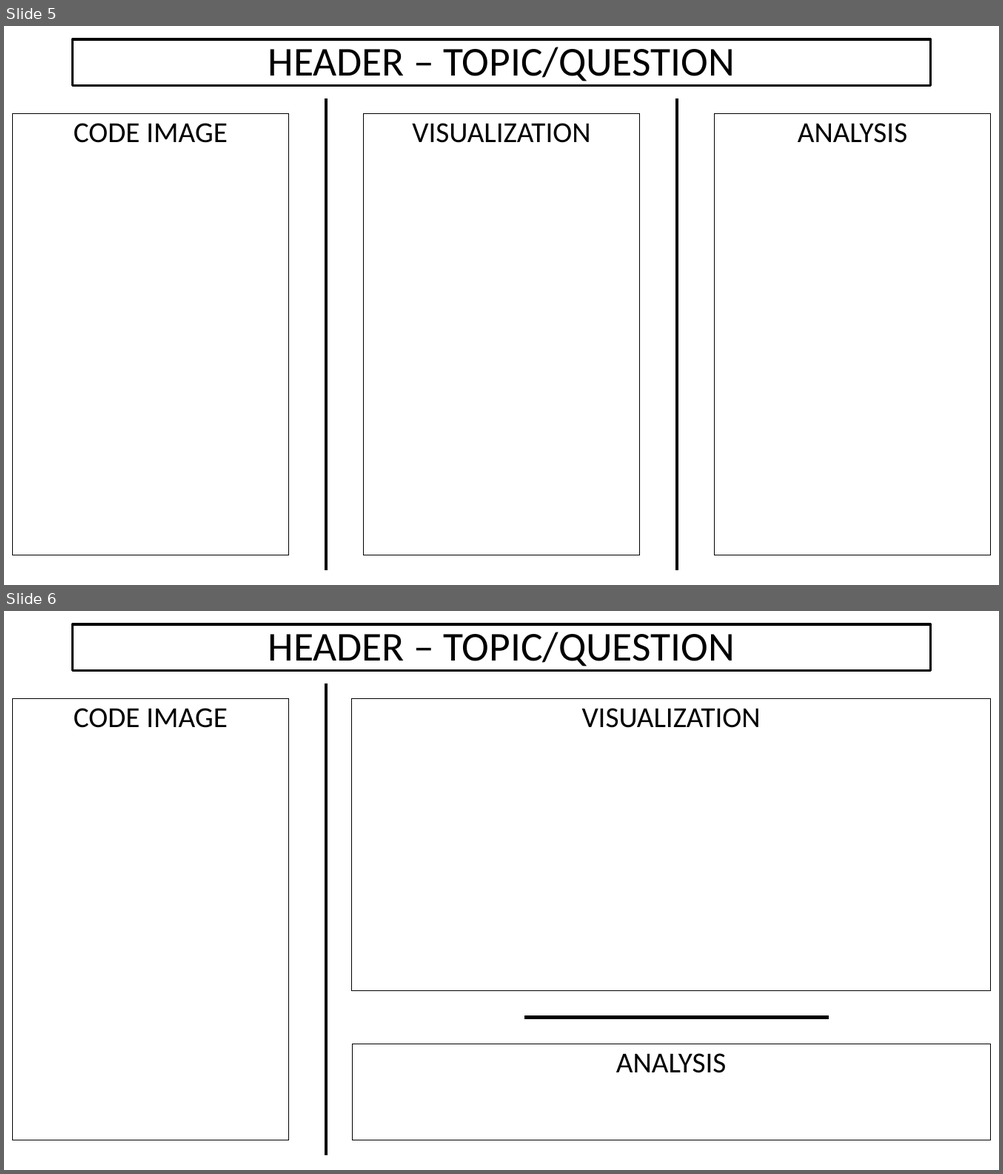
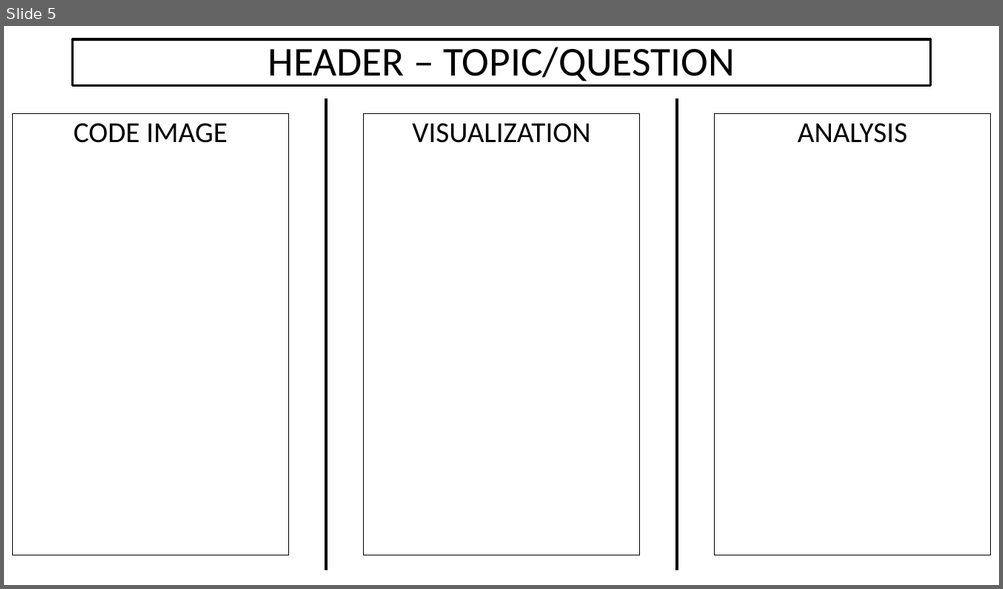
Before and after one commit to alecslaney/project2, a slide deck: CHADS_CODING/CRIME + NFL.pptx. Shown one above the other, each under a label of ours: slides 5 and 6 before the commit, slide 5 after it. The pictures are 1003x1174 and 1003x589 pixels, drawn with LibreOffice and Linux fonts; fonts in the diff are those of the drawing. Boxes give left, top, right and bottom in pixels: in the first picture for what was removed or moved away, otherwise in the second. Text is boxed around its words. In the diff, an @@ line names an element or a change of style, - is before the commit and + after.

```diff
--- a/CHADS_CODING/CRIME + NFL.pptx
+++ b/CHADS_CODING/CRIME + NFL.pptx
@@ slide 6 removed at [4, 611, 999, 1170], background #FFFFFF @@
@@ title removed at [73, 624, 930, 671] @@
-HEADER – TOPIC/QUESTION
@@ text removed at [13, 699, 288, 1141] @@
-CODE IMAGE
@@ line removed from (327, 684) to (327, 1156) @@
@@ rectangle removed at [352, 699, 990, 991] @@
-VISUALIZATION
@@ line removed from (828, 1017) to (525, 1017) @@
@@ rectangle removed at [352, 1045, 990, 1141] @@
-ANALYSIS
```
Also in this commit, not shown: 1 slide added, 1 other slide removed, 3 other files.
